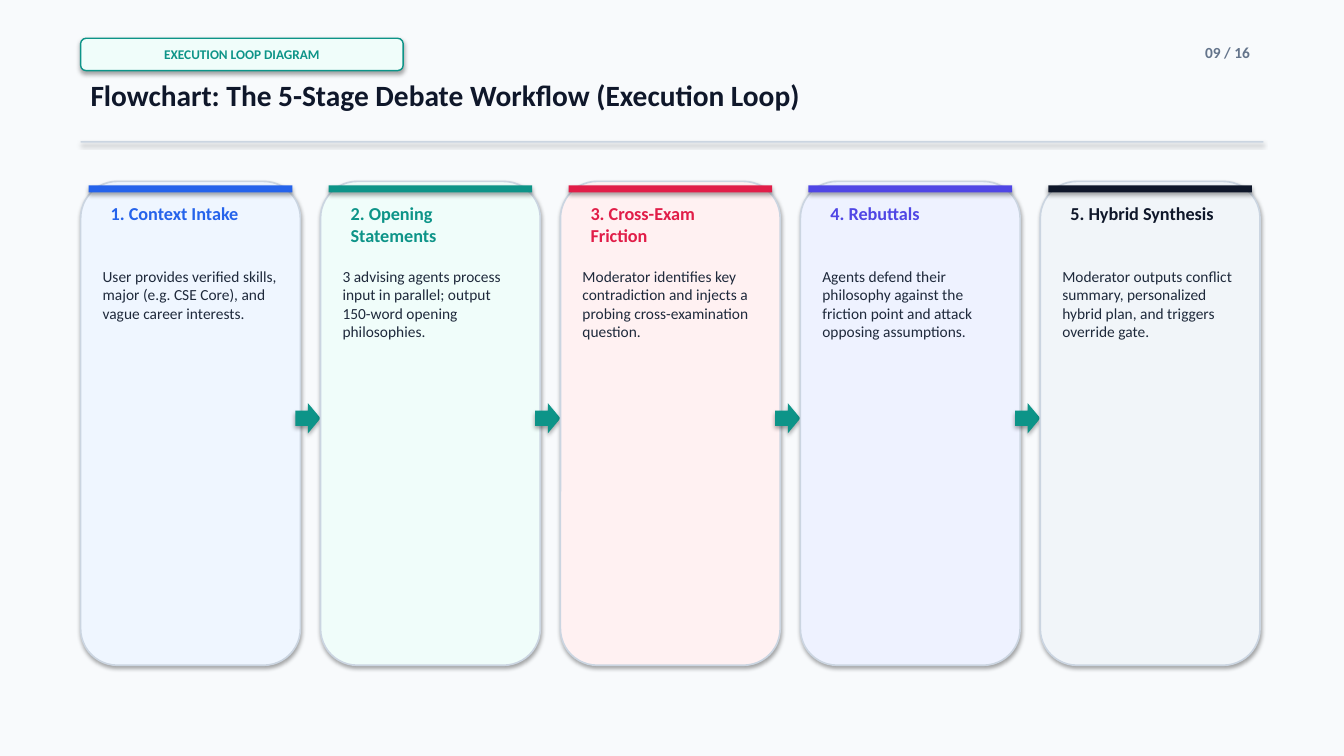
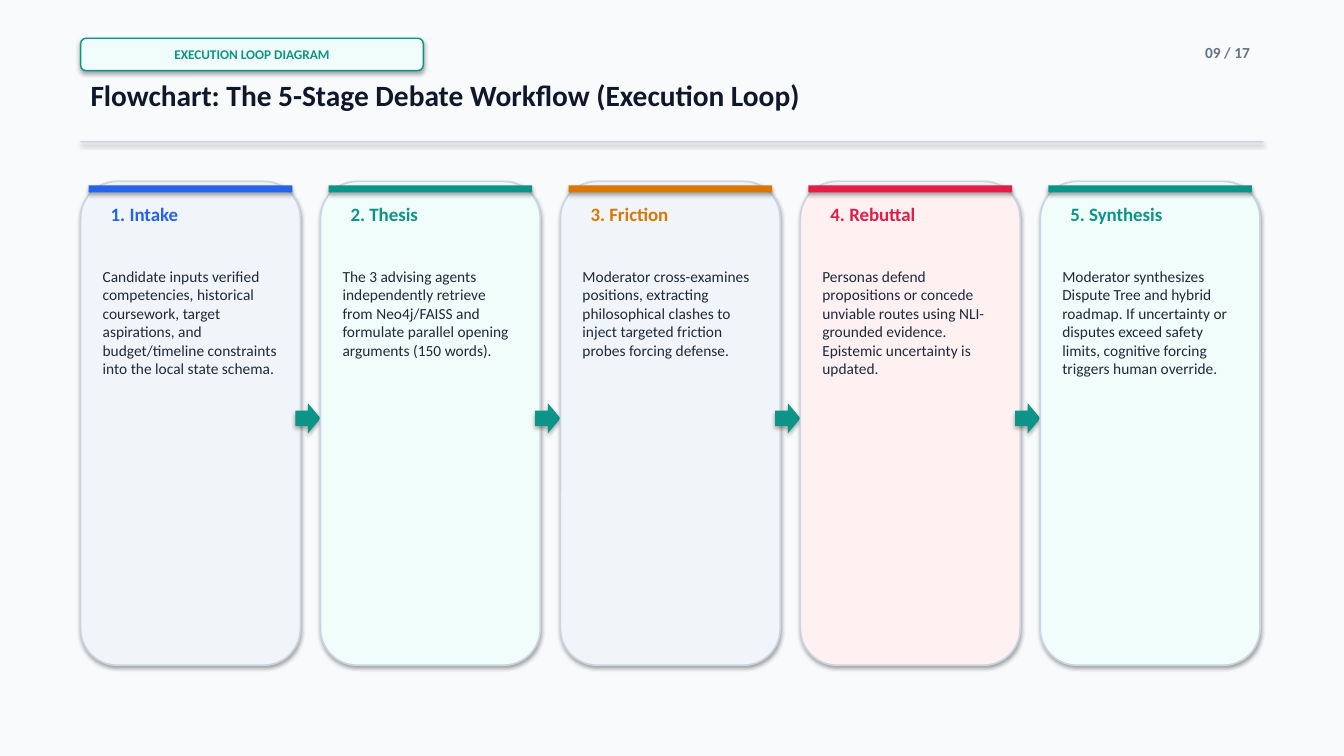
Before and after one commit to parth2024-tech/rai-project, a slide deck: slide 9 of Final_Presentation.pptx. Drawn at 1344x756 pixels with LibreOffice and Linux fonts; fonts in the diff are those of the drawing. Boxes give left, top, right and bottom in pixels: in the first picture for what was removed or moved away, otherwise in the second. Text is boxed around its words. In the diff, an @@ line names an element or a change of style, - is before the commit and + after.

```diff
--- a/Final_Presentation.pptx
+++ b/Final_Presentation.pptx
@@ rounded rectangle "EXECUTION LOOP DIAGRAM": place and size @@
-rounded rectangle "EXECUTION LOOP DIAGRAM" at box(81, 38, 403, 71)
+rounded rectangle "EXECUTION LOOP DIAGRAM" at box(81, 38, 423, 71)
@@ text at box(1205, 48, 1250, 58): text changed @@
-09 / 16
+09 / 17
@@ rounded rectangle at box(81, 181, 300, 665): fill #EFF6FF to #F1F5F9 @@
@@ text at box(111, 207, 179, 221): text changed; size 13 to 13.5 pt @@
-1. Context Intake
+1. Intake
@@ text at box(351, 207, 417, 221): text changed; size 13 to 13.5 pt @@
-2. Opening Statements
+2. Thesis
@@ rounded rectangle at box(561, 181, 780, 665): fill #FFF1F2 to #F1F5F9 @@
@@ rectangle at box(569, 186, 772, 193): fill #E11D48 to #D97706 @@
@@ text at box(591, 207, 668, 221): text changed; size 13 to 13.5 pt; text colour #E11D48 to #D97706 @@
-3. Cross-Exam Friction
+3. Friction
@@ rounded rectangle at box(801, 181, 1020, 665): fill #EEF2FF to #FFF1F2 @@
@@ rectangle at box(809, 186, 1012, 193): fill #4F46E5 to #E11D48 @@
@@ text at box(830, 207, 915, 221): text changed; size 13 to 13.5 pt; text colour #4F46E5 to #E11D48 @@
-4. Rebuttals
+4. Rebuttal
@@ rounded rectangle at box(1041, 181, 1260, 665): fill #F1F5F9 to #F0FDFA @@
@@ rectangle at box(1049, 186, 1252, 193): fill #0F172A to #0D9488 @@
@@ text at box(1070, 207, 1162, 224): text changed; size 13 to 13.5 pt; text colour #0F172A to #0D9488 @@
-5. Hybrid Synthesis
+5. Synthesis
@@ text at box(103, 271, 277, 374): text changed @@
-User provides verified skills, major (e.g. CSE Core), and vague career interests.
+Candidate inputs verified competencies, historical coursework, target aspirations, and budget/timeline constraints into the local state schema.
@@ text at box(343, 271, 509, 359): text changed @@
-3 advising agents process input in parallel; output 150-word opening philosophies.
+The 3 advising agents independently retrieve from Neo4j/FAISS and formulate parallel opening arguments (150 words).
@@ text at box(582, 271, 749, 359): text changed @@
-Moderator identifies key contradiction and injects a probing cross-examination question.
+Moderator cross-examines positions, extracting philosophical clashes to inject targeted friction probes forcing defense.
@@ text at box(822, 271, 984, 377): text changed @@
-Agents defend their philosophy against the friction point and attack opposing assumptions.
+Personas defend propositions or concede unviable routes using NLI-grounded evidence. Epistemic uncertainty is updated.
@@ text at box(1062, 271, 1228, 377): text changed @@
-Moderator outputs conflict summary, personalized hybrid plan, and triggers override gate.
+Moderator synthesizes Dispute Tree and hybrid roadmap. If uncertainty or disputes exceed safety limits, cognitive forcing triggers human override.
```
Also in this commit, not shown: 14 other slides changed, 2 slides added, 1 slide removed, 4 other files.
